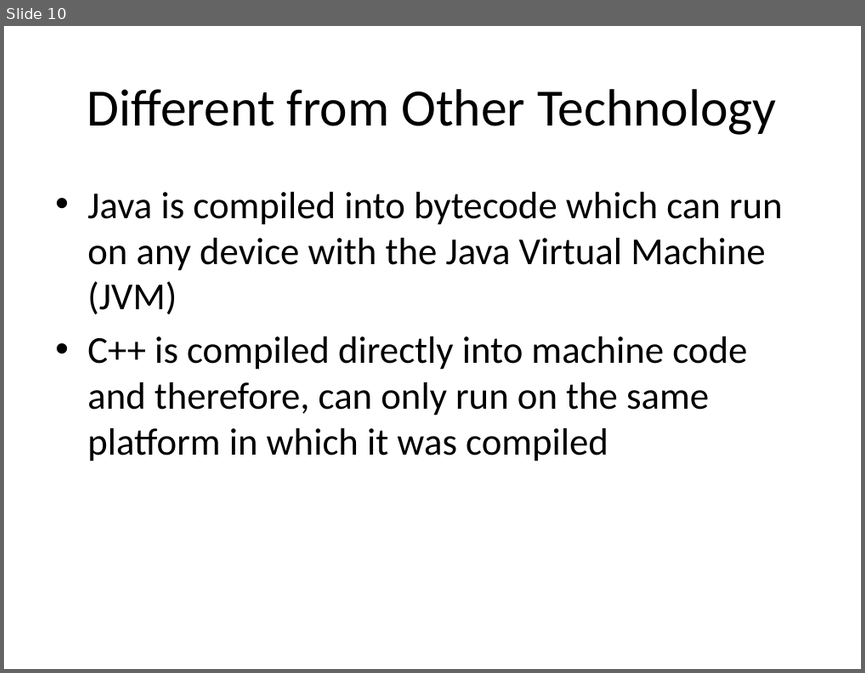
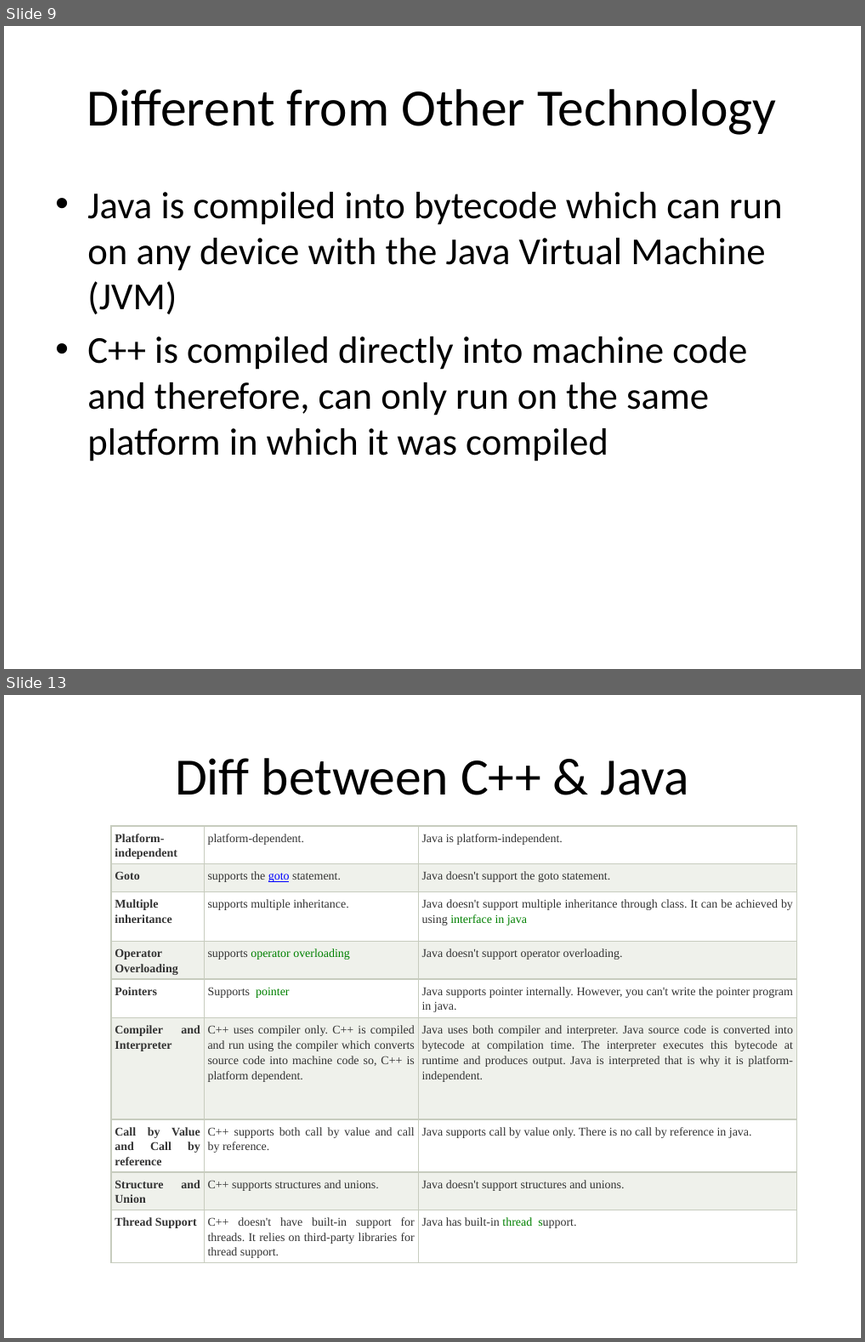
Before and after one commit to Venkivalient/JavaCourse, a slide deck: Java Course.pptx. Shown one above the other, each under a label of ours: slide 10 before the commit, slides 9 and 13 after it; the slides between them are not shown. The pictures are 865x673 and 865x1342 pixels, drawn with LibreOffice and Linux fonts; fonts in the diff are those of the drawing. Boxes give left, top, right and bottom in pixels: in the first picture for what was removed or moved away, otherwise in the second. Text is boxed around its words. In the diff, an @@ line names an element or a change of style, - is before the commit and + after.

Commit message:
Updated pLATFORM DEPENDENCY Session 1 & Session 2 Reference materials

```diff
--- a/Java Course.pptx
+++ b/Java Course.pptx
@@ slide 13 added at (x1=4, y1=695, x2=861, y2=1338), background #FFFFFF @@
@@ title added at (x1=175, y1=758, x2=690, y2=795), 44 pt, text #000000 @@
+Diff between C++ & Java
@@ table added at (x1=111, y1=826, x2=796, y2=1272), 9 rows, 3 columns @@
+Platform-independent | platform-dependent. | Java is platform-independent.
+Goto | supports the goto statement. | Java doesn't support the goto statement.
+Multiple inheritance | supports multiple inheritance. | Java doesn't support multiple inheritance through class. It can be achieved by using interface in java
+Operator Overloading | supports operator overloading | Java doesn't support operator overloading.
+Pointers | Supports pointer | Java supports pointer internally. However, you can't write the pointer program in java.
+Compiler and Interpreter | C++ uses compiler only. C++ is compiled and run using the compiler which converts source code into machine code so, C++ is platform dependent. | Java uses both compiler and interpreter. Java source code is converted into bytecode at compilation time. The interpreter executes this bytecode at runtime and produces output. Java is interpreted that is why it is platform-independent.
+Call by Value and Call by reference | C++ supports both call by value and call by reference. | Java supports call by value only. There is no call by reference in java.
+Structure and Union | C++ supports structures and unions. | Java doesn't support structures and unions.
+Thread Support | C++ doesn't have built-in support for threads. It relies on third-party libraries for thread support. | Java has built-in thread support.
@@ what was slide 10 is now slide 9 @@
```
Also in this commit, not shown: 8 other slides added, 3 slides removed.
